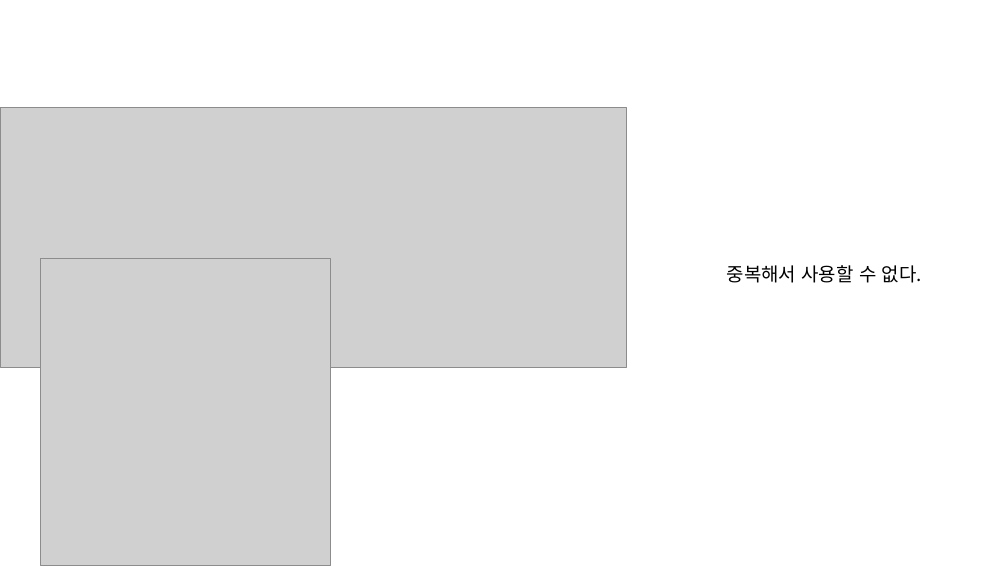
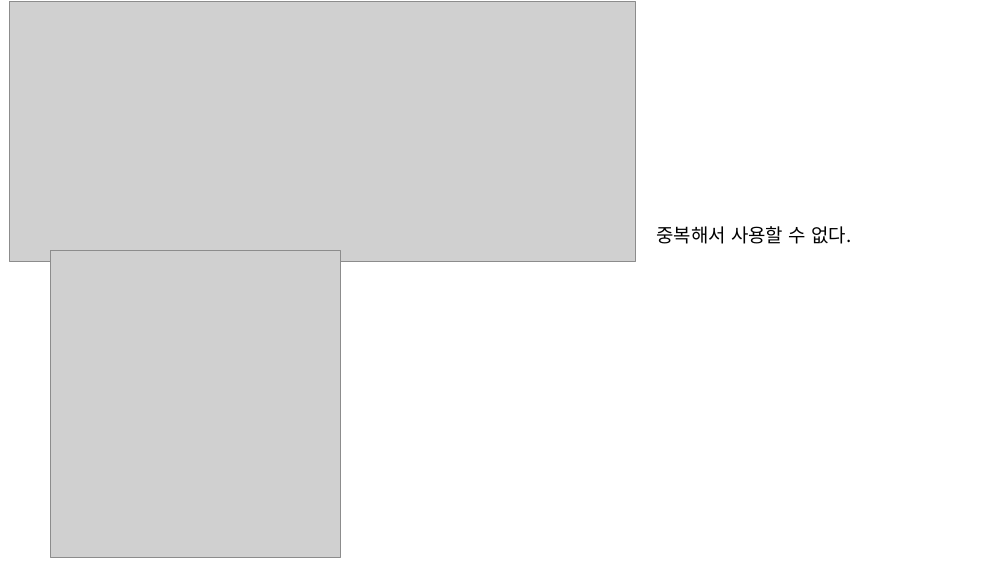
Before and after one commit to InseopEom/PHP2_201640125, a slide deck: slide 9 of 20190904_PHP2주차.pptx (slide 8 before the commit). Drawn at 1008x567 pixels with LibreOffice and Linux fonts; fonts in the diff are those of the drawing; grey boxes stand for pictures. Boxes give left, top, right and bottom in pixels: in the first picture for what was removed or moved away, otherwise in the second. Text is boxed around its words. In the diff, an @@ line names an element or a change of style, - is before the commit and + after.

```diff
--- a/20190904_PHP2주차.pptx
+++ b/20190904_PHP2주차.pptx
@@ picture: place and size @@
-picture at (0,107,626,368)
+picture at (10,2,636,262)
@@ text "중복해서 사용할 수 없다.": place and size @@
-text "중복해서 사용할 수 없다." at (727,265,922,283)
+text "중복해서 사용할 수 없다." at (656,226,851,244)
@@ picture: place and size @@
-picture at (40,259,330,565)
+picture at (51,251,340,557)
```
Also in this commit, not shown: 8 other slides changed, 9 slides added, 9 slides removed, 1 other file.
